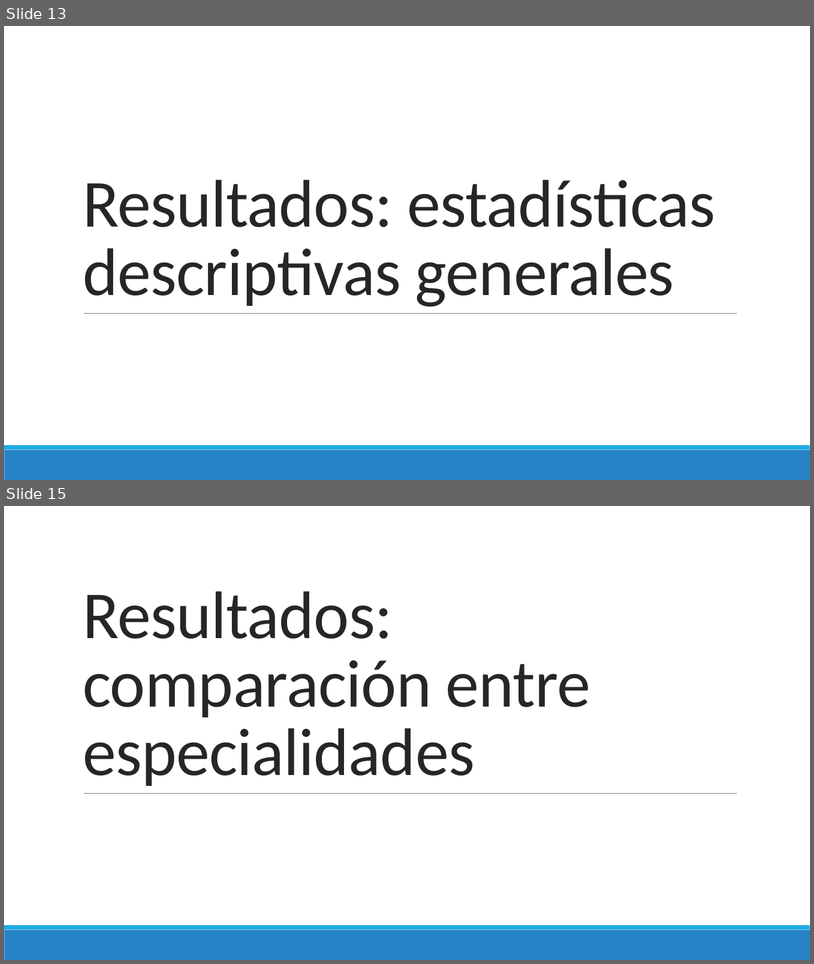
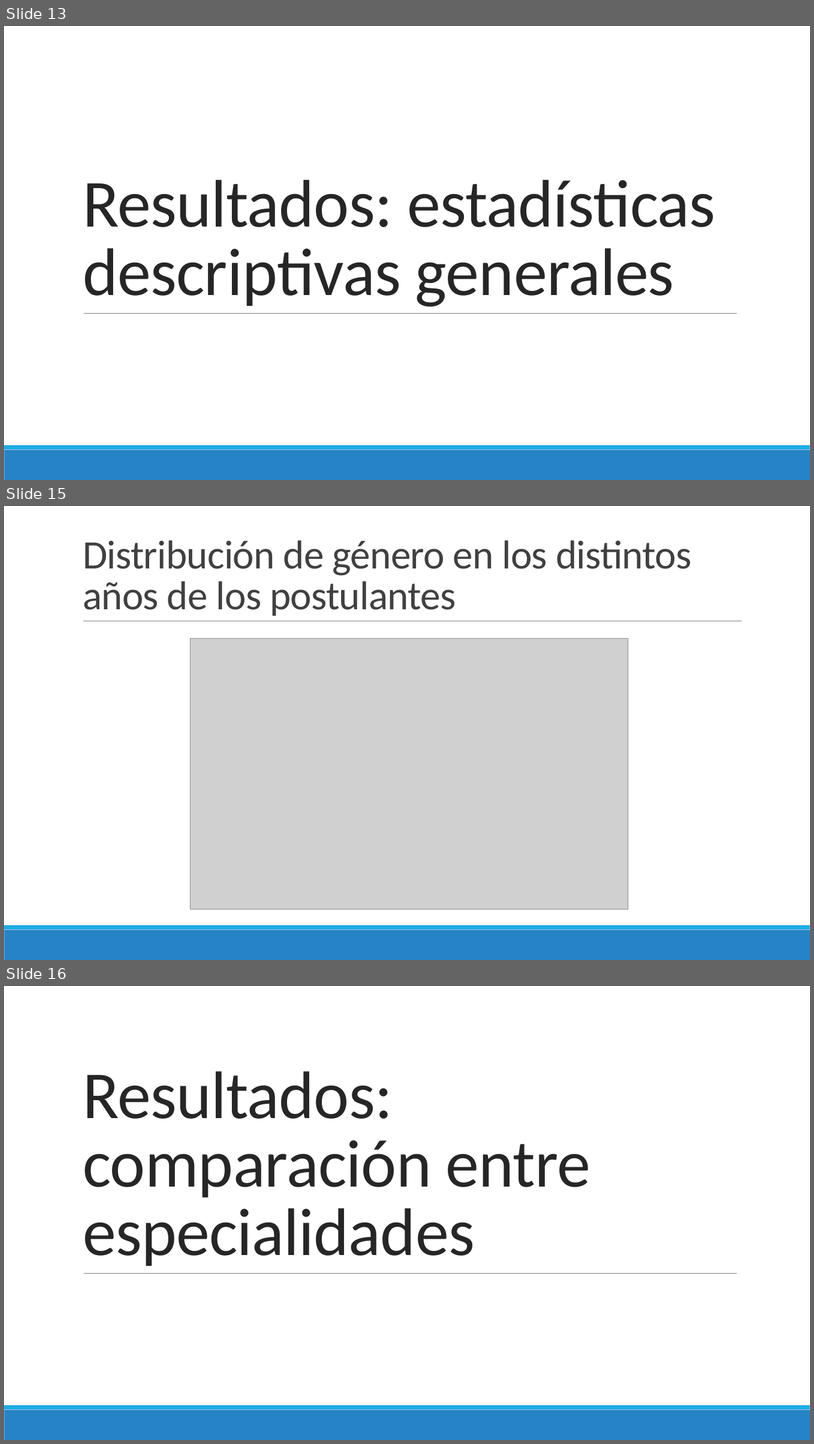
Before and after one commit to danimedi/tesis_genero_especialidades, a slide deck: doc/diapositivas_sustentacion_tesis.pptx. Shown one above the other, each under a label of ours: slides 13 and 15 before the commit, slides 13, 15 and 16 after it; the slides between them are not shown. The pictures are 814x964 and 814x1444 pixels, drawn with LibreOffice and Linux fonts; fonts in the diff are those of the drawing; grey boxes stand for pictures. Boxes give left, top, right and bottom in pixels: in the first picture for what was removed or moved away, otherwise in the second. Text is boxed around its words. In the diff, an @@ line names an element or a change of style, - is before the commit and + after.

```diff
--- a/doc/diapositivas_sustentacion_tesis.pptx
+++ b/doc/diapositivas_sustentacion_tesis.pptx
@@ slide 15 added at bbox=[4, 506, 810, 960], background #FFFFFF; not listed: 2 template elements that a slide beside it also shows @@
@@ title added at bbox=[83, 540, 692, 616], 48 pt, text #404040 @@
+Distribución de género en los distintos años de los postulantes
@@ line added from (83, 621) to (743, 621), #808080 0.5 pt @@
@@ picture added at bbox=[191, 639, 629, 909] @@
@@ what was slide 15 is now slide 16 @@
```
Also in this commit, not shown: 7 other slides added, 2 slides removed.
